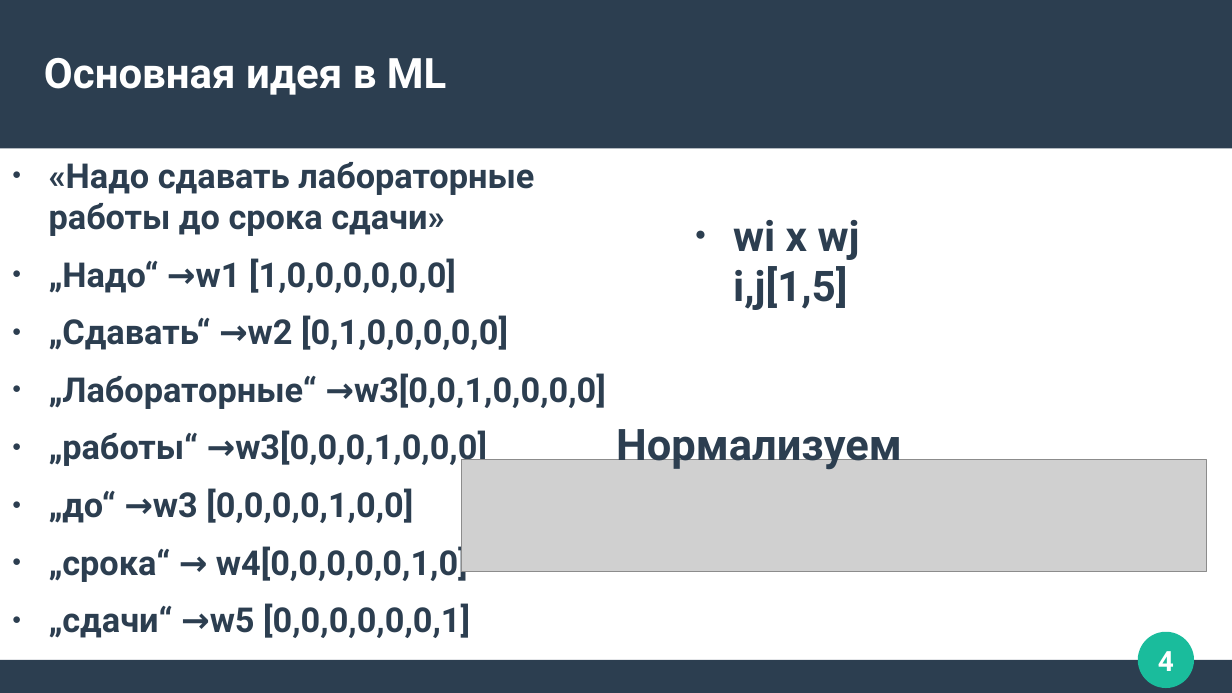
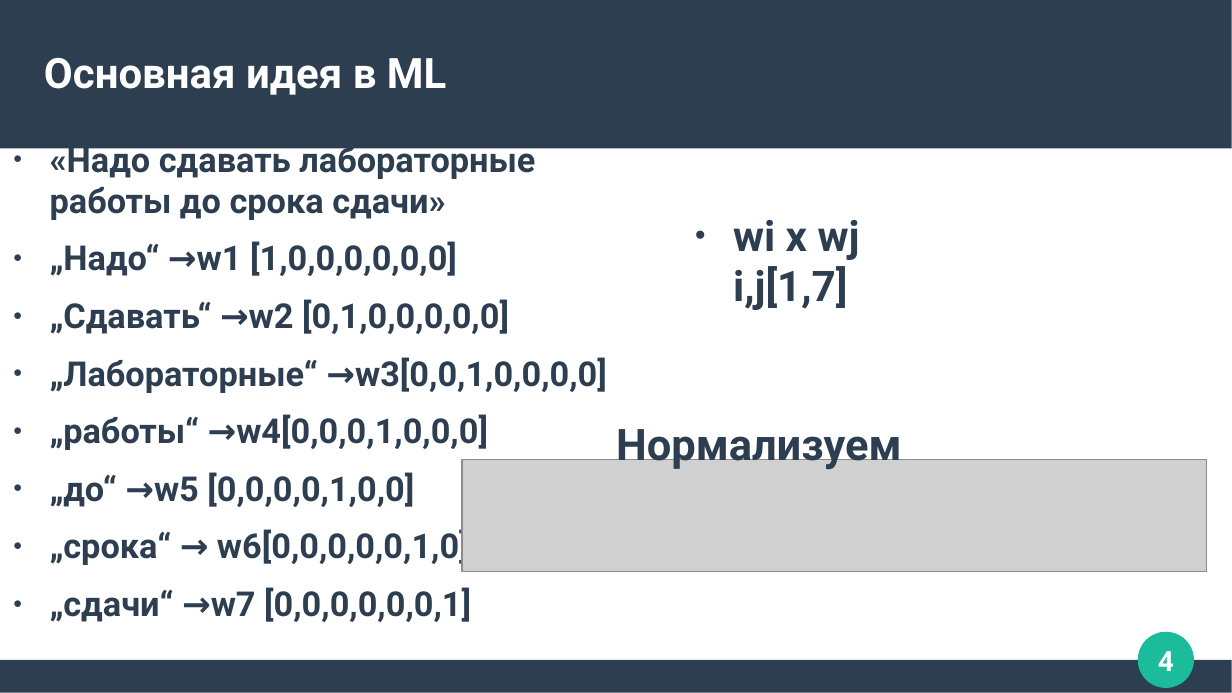
Before and after one commit to Zorinal/FilmBot, a slide deck: slide 4 of Трансфомеры.pptx. Drawn at 1232x693 pixels with LibreOffice and Linux fonts; fonts in the diff are those of the drawing; grey boxes stand for pictures. Boxes give left, top, right and bottom in pixels: in the first picture for what was removed or moved away, otherwise in the second. Text is boxed around its words. In the diff, an @@ line names an element or a change of style, - is before the commit and + after.

```diff
--- a/Трансфомеры.pptx
+++ b/Трансфомеры.pptx
@@ text "«Надо сдавать лабораторные работы до ...": place and size @@
-text "«Надо сдавать лабораторные работы до ..." at [49, 162, 606, 638]
+text "«Надо сдавать лабораторные работы до ..." at [50, 140, 607, 622]
@@ text at [733, 220, 860, 310]: text changed @@
-● wi x wj i,j[1,5]
+● wi x wj i,j[1,7]
@@ text at [50, 414, 488, 622]: text changed @@
-● „работы“ →w3[0,0,0,1,0,0,0]
-● „до“ →w3 [0,0,0,0,1,0,0]
-● „срока“ → w4[0,0,0,0,0,1,0]
-● „сдачи“ →w5 [0,0,0,0,0,0,1]
+● „работы“ →w4[0,0,0,1,0,0,0]
+● „до“ →w5 [0,0,0,0,1,0,0]
+● „срока“ → w6[0,0,0,0,0,1,0]
+● „сдачи“ →w7 [0,0,0,0,0,0,1]
```
Also in this commit, not shown: 3 other slides changed, 5 slides added.
